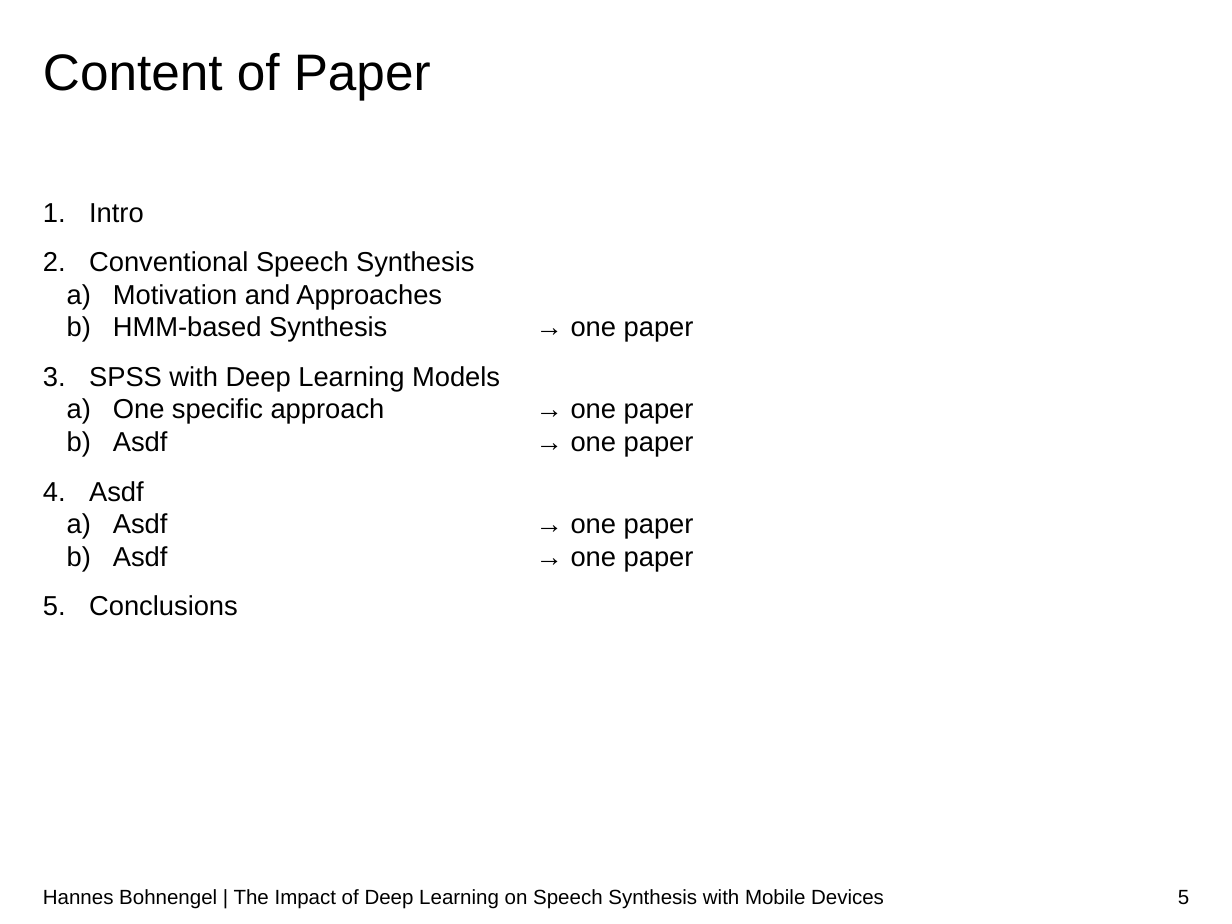
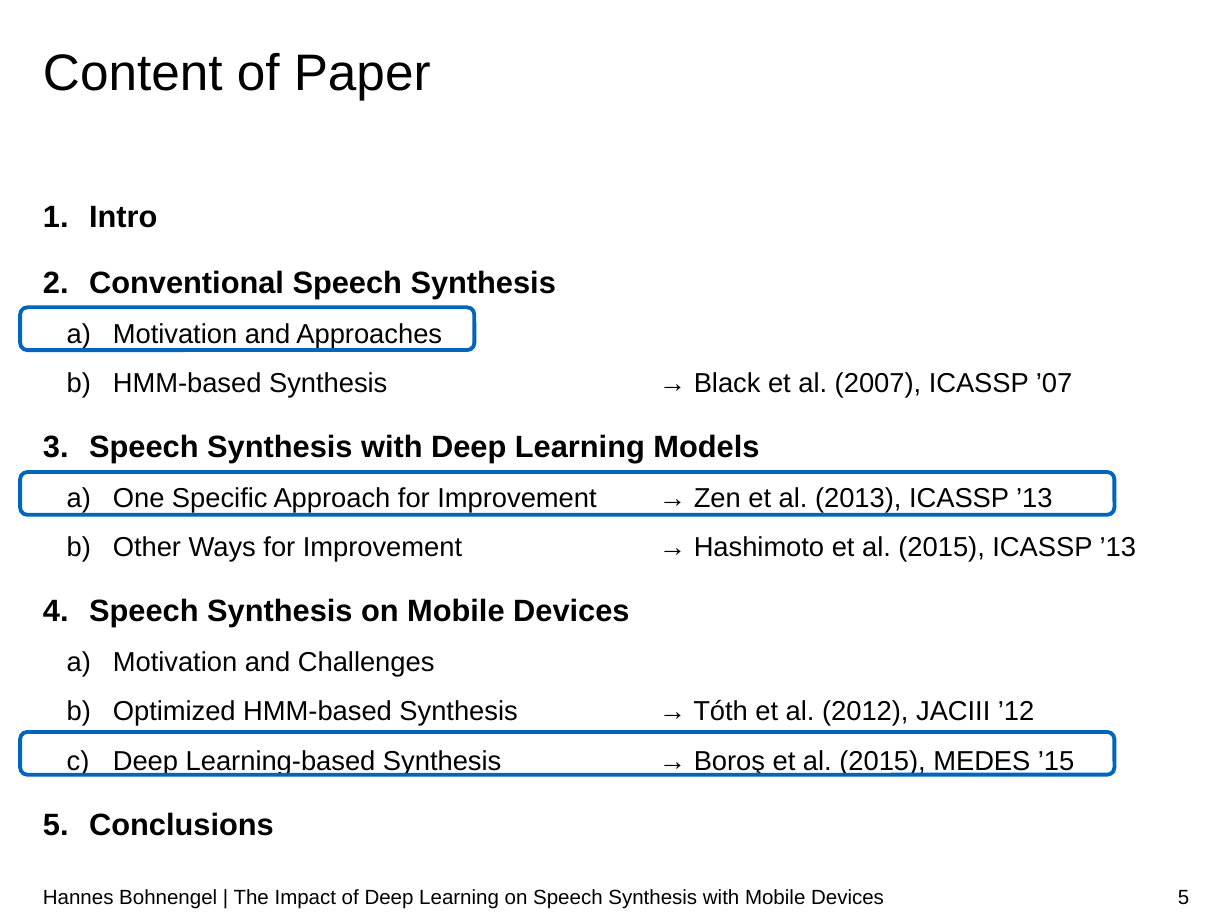
Before and after one commit to hannesb0/deeplearning, a slide deck: slide 5 of pres/Final_Presentation_V03.pptx. Drawn at 1232x924 pixels with LibreOffice and Linux fonts; fonts in the diff are those of the drawing; background and template pictures are left out. Boxes give left, top, right and bottom in pixels: in the first picture for what was removed or moved away, otherwise in the second. Text is boxed around its words. In the diff, an @@ line names an element or a change of style, - is before the commit and + after.

```diff
--- a/pres/Final_Presentation_V03.pptx
+++ b/pres/Final_Presentation_V03.pptx
@@ text at (89, 205, 556, 836): size 16 to 18 pt, bold on in "Intro", "Conventional Speech Synthesis", "Conclusions"; more space between paragraphs; line spacing 1 to 1.5 @@
@@ rounded rectangle added at (20, 307, 474, 350), outline #0065BD 2.25 pt @@
@@ text at (89, 372, 1136, 775): text changed @@
-  b) HMM-based Synthesis → one paper
-3. SPSS with Deep Learning Models
-  a) One specific approach → one paper
-  b) Asdf → one paper
-4. Asdf
-  a) Asdf → one paper
-  b) Asdf → one paper
+  b) HMM-based Synthesis → Black et al. (2007), ICASSP ’07
+3. Speech Synthesis with Deep Learning Models
+  a) One Specific Approach for Improvement → Zen et al. (2013), ICASSP ’13
+  b) Other Ways for Improvement → Hashimoto et al. (2015), ICASSP ’13
+4. Speech Synthesis on Mobile Devices
+  a) Motivation and Challenges
+  b) Optimized HMM-based Synthesis → Tóth et al. (2012), JACIII ’12
+  c) Deep Learning-based Synthesis → Boroş et al. (2015), MEDES ’15
@@ rounded rectangle added at (20, 472, 1114, 515), outline #0065BD 2.25 pt @@
@@ rounded rectangle added at (20, 732, 1114, 775), outline #0065BD 2.25 pt @@
```
Also in this commit, not shown: 10 other slides changed, 1 slide added, 4 other files.
